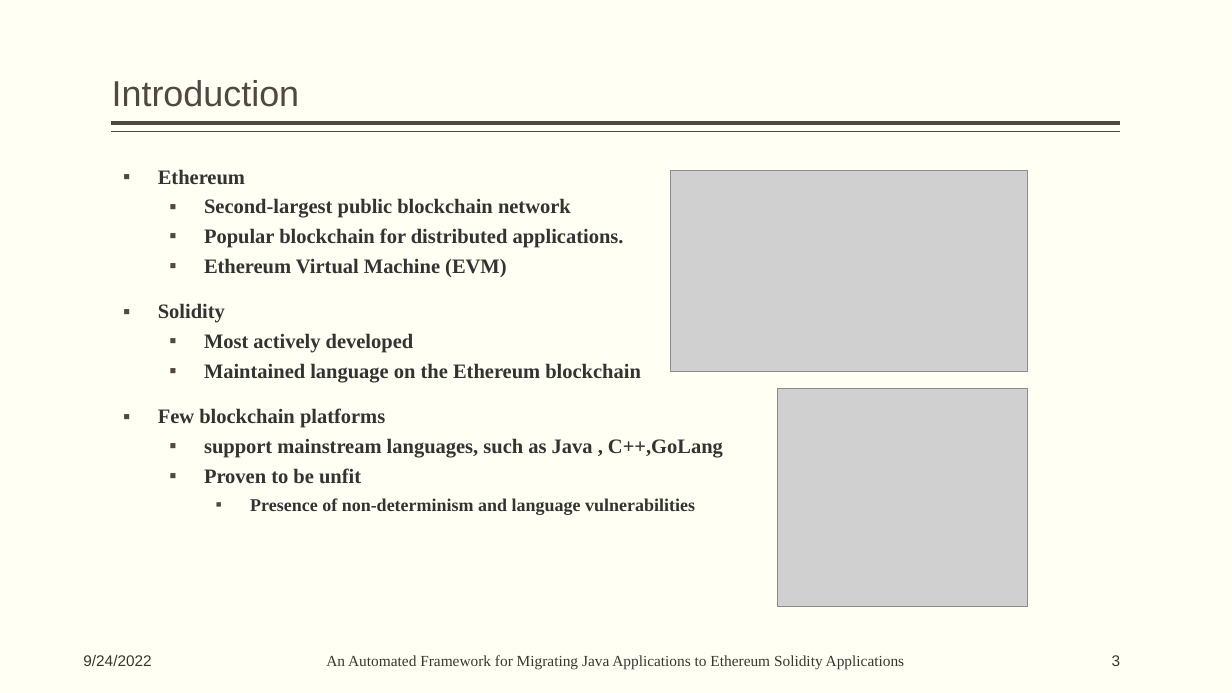
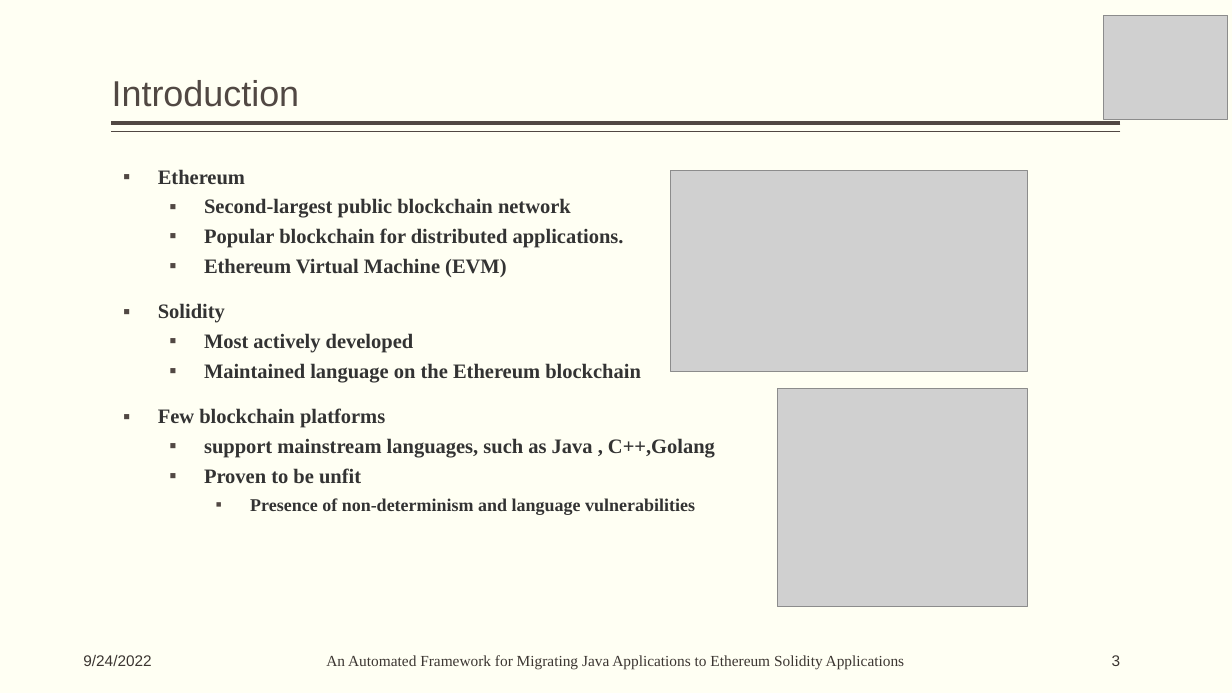
Before and after one commit to sanketshirsath226/College-Practical, a slide deck: slide 3 of Seminar/Seminar_Presentations.pptx. Drawn at 1232x693 pixels with LibreOffice and Linux fonts; fonts in the diff are those of the drawing; grey boxes stand for pictures. Boxes give left, top, right and bottom in pixels: in the first picture for what was removed or moved away, otherwise in the second. Text is boxed around its words. In the diff, an @@ line names an element or a change of style, - is before the commit and + after.

```diff
--- a/Seminar/Seminar_Presentations.pptx
+++ b/Seminar/Seminar_Presentations.pptx
@@ picture added at (1104, 15, 1228, 119) @@
@@ text at (204, 438, 715, 458): text changed @@
-  ▪ support mainstream languages, such as Java , C++,GoLang
+  ▪ support mainstream languages, such as Java , C++,Golang
```
Also in this commit, not shown: 11 other slides changed, 2 slides added, 1 slide removed, 2 other files.
